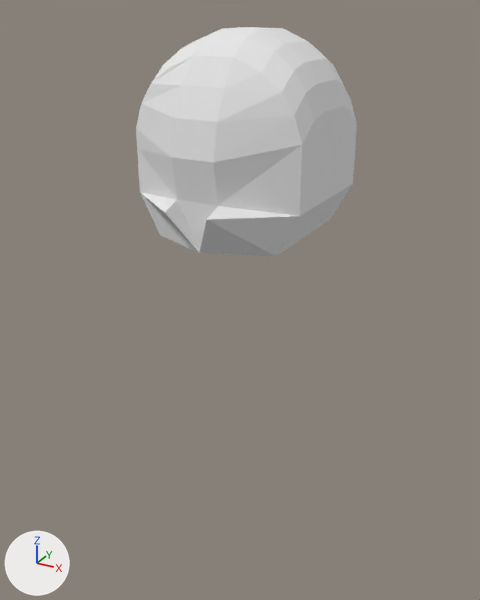
The Blender file TestesRodolfo/Blender_Files/Troop.blend: old version first, new version second.
Both versions are drawn from a camera (50 mm lens) standing at (24.2, -49.0, 16.1) and looking at (0.4, -5.7, -5.5). The lights are fixed; the arrows at lower left show +X, +Y and +Z.
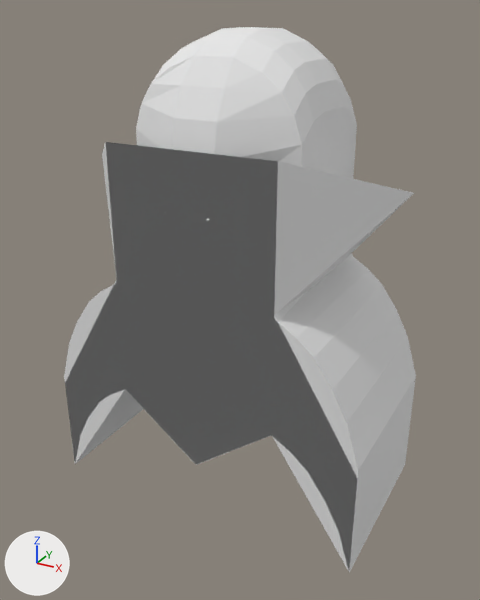
The newer file is also rescaled (x0.15), turned or shifted as a whole; pictures and numbers use the older file's frame.

Edits to the bpy script that builds the scene:
```text
Add me_cube_001:
    me_cube_001.from_pydata(...)  # 124 vertices, 112 faces; spans x -2.0..2.0, y -1.0..1.0, z -2.42..2.08
Add ob_cube_001:
    ob_cube_001 = bpy.data.objects.new('Cube.001', me_cube_001)
    ob_cube_001.location = (0.0, -4.97, -6.25)
    ob_cube_001.scale = (6.67, 7.35, 6.67)
```

Boxes [x1, y1, x2, y2] around the edits, measured in the pictures (480 x 600 px):
'Cube.001', added: after [64, 142, 416, 573]
